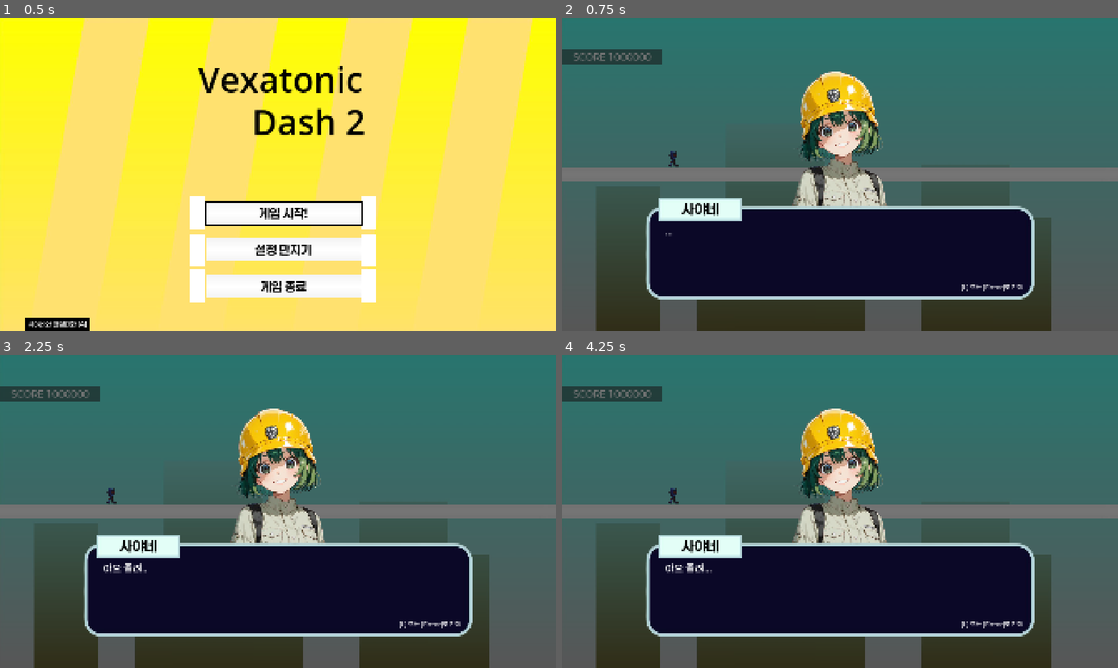
Above: before the commit, frames 1-4 (two rows, left to right).
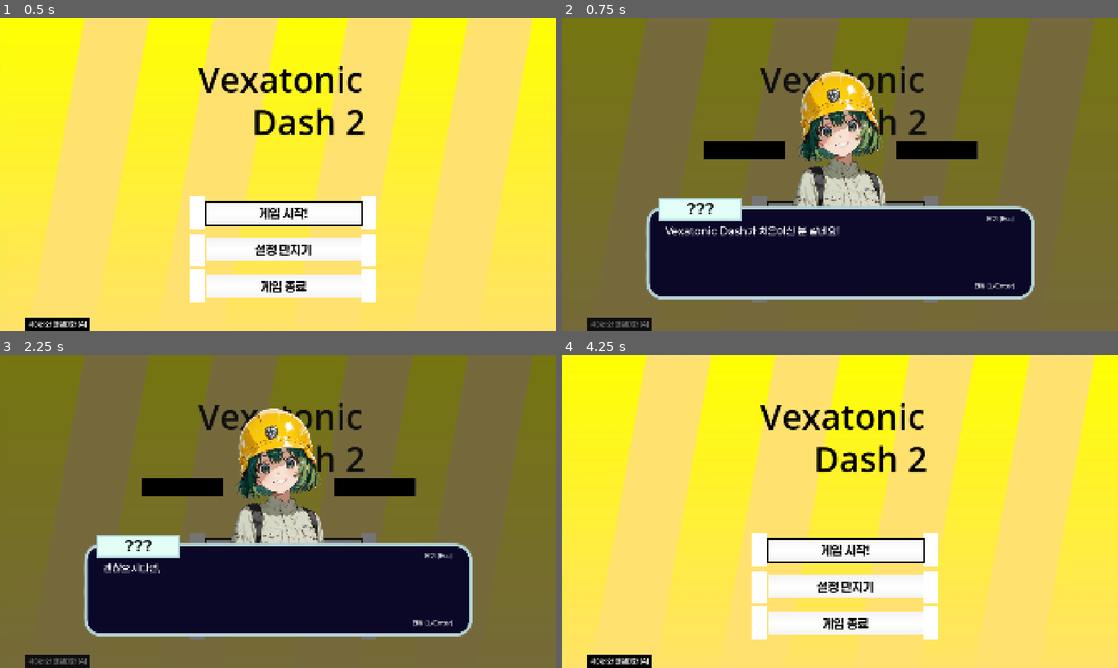
Above: after the commit, the same moments.

Repository: junu192857/Vexatonic-dash-2
Game: Godot game, scene res://Scenes/MainMenu.tscn
The game is run twice, just before and just after one commit, with the same random seed, the same clock (stepped at 60 frames per second) and the same inputs. Sound files missing from this copy of the repository are replaced by a short silence.
Inputs (mouse positions are in pixels of both pictures, inside the frame that each line leads up to):
- Up to frame 1 (0.5 s): no input
- Up to frame 2 (0.75 s): tap Enter at 0.5, 0.6 s; move the mouse to (962, 158) at 0.52 s; hold Right from 0.53 s (still down); click (962, 158) at 0.67 s
- Up to frame 3 (2.25 s): tap Space at 0.77, 1.25 s; release Right at 1.25 s; drag from (166, 527) to (250, 574) at 1.27 s; tap Enter at 2 s; move the mouse to (333, 442) at 2.02 s; hold Right from 2.03 s (still down); tap Delete at 2.1 s
- Up to frame 4 (4.25 s): release Right at 2.75 s; drag from (812, 574) to (673, 464) at 2.77 s; tap Space at 3.5, 3.77 s; move the mouse to (1006, 558) at 3.52 s; hold Left from 3.53 s (still down); tap Shift at 3.6 s; tap Escape at 4.15 s

Frame 1 is identical in both runs. In frame 2, 75% of the frame differs, in the area x 0-100%, y 0-100%; in frame 3, 74%; in frame 4, 100%.

Commit message:
스토리 스킵 가능, 분기 버튼 추가

Diff:
--- a/vexatonic-dash-2/Scenes/MainMenu.tscn
+++ b/vexatonic-dash-2/Scenes/MainMenu.tscn
@@ -13,10 +13,9 @@
 [ext_resource type="Script" uid="uid://cy352h4c1btsb" path="res://Scripts/MainMenu/ConversationButton.gd" id="10_rrcx7"]
 [ext_resource type="PackedScene" uid="uid://1vo1hag1b3l8" path="res://Scenes/StoryHolder.tscn" id="11_if7li"]
 
-[node name="MainMenu" type="Node2D" unique_id=1665967289 node_paths=PackedStringArray("goTutorialPanel", "storyManager")]
+[node name="MainMenu" type="Node2D" unique_id=1665967289 node_paths=PackedStringArray("storyManager")]
 script = ExtResource("1_8saeu")
 settingRectScene = ExtResource("2_ghw46")
-goTutorialPanel = NodePath("CanvasLayer/Control/GoTutorialPanel")
 storyManager = NodePath("CanvasLayer/StoryControl")
 
 [node name="CanvasLayer" type="CanvasLayer" parent="." unique_id=2013899153]
@@ -295,71 +294,5 @@
 horizontal_alignment = 1
 vertical_alignment = 1
 
-[node name="GoTutorialPanel" type="TextureRect" parent="CanvasLayer/Control" unique_id=1717423707]
-visible = false
-layout_mode = 1
-anchors_preset = -1
-anchor_left = 0.3
-anchor_top = 0.69500005
-anchor_right = 0.7
-anchor_bottom = 0.89500004
-offset_left = 0.39996338
-offset_top = 0.39996338
-offset_right = 0.39990234
-offset_bottom = 0.39996338
-grow_horizontal = 2
-grow_vertical = 2
-texture = ExtResource("4_ghw46")
-expand_mode = 1
-
-[node name="Information" type="Label" parent="CanvasLayer/Control/GoTutorialPanel" unique_id=1746981035]
-layout_mode = 1
-anchors_preset = -1
-anchor_left = 0.15
-anchor_top = 0.15
-anchor_right = 0.85
-anchor_bottom = 0.569
-offset_left = -0.11200714
-offset_top = -2.840004
-offset_right = -0.35205078
-offset_bottom = 0.09600067
-grow_horizontal = 2
-grow_vertical = 2
-theme_override_font_sizes/font_size = 28
-text = "Vexatonic Dash가 처음이신 분 같네요!
-튜토리얼을 플레이할까요??"
-horizontal_alignment = 1
-
-[node name="Button" type="Button" parent="CanvasLayer/Control/GoTutorialPanel" unique_id=63078892]
-layout_mode = 1
-anchors_preset = -1
-anchor_left = 0.115
-anchor_top = 0.597
-anchor_right = 0.335
-anchor_bottom = 0.85600007
-offset_left = 0.28004456
-offset_top = 0.04800415
-offset_right = -0.07992554
-offset_bottom = 0.10398865
-theme_override_font_sizes/font_size = 27
-text = "Yes [Enter]"
-
-[node name="Button2" type="Button" parent="CanvasLayer/Control/GoTutorialPanel" unique_id=1447517536]
-layout_mode = 1
-anchors_preset = -1
-anchor_left = 0.66200006
-anchor_top = 0.588
-anchor_right = 0.882
-anchor_bottom = 0.84700006
-offset_left = 0.184021
-offset_top = -0.008003235
-offset_right = -0.17590332
-offset_bottom = 0.04798889
-theme_override_font_sizes/font_size = 27
-text = "No[Esc]"
-
 [node name="StoryControl" parent="CanvasLayer" unique_id=194327749 instance=ExtResource("11_if7li")]
 visible = false
-
-[connection signal="pressed" from="CanvasLayer/Control/GoTutorialPanel/Button" to="." method="_on_tutorial_start"]
-[connection signal="pressed" from="CanvasLayer/Control/GoTutorialPanel/Button2" to="." method="_on_game_start"]
--- a/vexatonic-dash-2/Scenes/StoryHolder.tscn
+++ b/vexatonic-dash-2/Scenes/StoryHolder.tscn
@@ -6,8 +6,9 @@
 [ext_resource type="FontFile" uid="uid://c7qu5i8snmmjj" path="res://Fonts/Paperlogy-1.001/Paperlogy-5Medium.ttf" id="4_aew0f"]
 [ext_resource type="FontFile" uid="uid://dast1kgc1410a" path="res://Fonts/Paperlogy-1.001/Paperlogy-7Bold.ttf" id="4_ufue0"]
 [ext_resource type="Texture2D" uid="uid://cikxpl0yi6tc8" path="res://Textures/NameHolder.jpg" id="5_3e4bj"]
+[ext_resource type="Texture2D" uid="uid://bg77qwagtnkvs" path="res://Textures/BlackSquare.jpg" id="7_wh80o"]
 
-[node name="StoryControl" type="Control" unique_id=194327749 node_paths=PackedStringArray("storyHolder", "live2d", "story_script", "enter_label", "story_speaker")]
+[node name="StoryControl" type="Control" unique_id=194327749 node_paths=PackedStringArray("storyHolder", "live2d", "storyScript", "enterLabel", "storySpeaker", "skipLabel")]
 process_mode = 3
 layout_mode = 3
 anchors_preset = 15
@@ -18,9 +19,10 @@
 script = ExtResource("1_paxo6")
 storyHolder = NodePath("StoryHolder")
 live2d = NodePath("StoryHolder/Live2D")
-story_script = NodePath("StoryHolder/ScriptHolder/Script")
-enter_label = NodePath("StoryHolder/ScriptHolder/EnterLabel")
-story_speaker = NodePath("StoryHolder/NameHolder/Speaker")
+storyScript = NodePath("StoryHolder/ScriptHolder/Script")
+enterLabel = NodePath("StoryHolder/ScriptHolder/EnterLabel")
+storySpeaker = NodePath("StoryHolder/NameHolder/Speaker")
+skipLabel = NodePath("StoryHolder/ScriptHolder/SkipLabel")
 
 [node name="StoryHolder" type="Panel" parent="." unique_id=125738451]
 layout_mode = 1
@@ -67,17 +69,36 @@
 [node name="EnterLabel" type="Label" parent="StoryHolder/ScriptHolder" unique_id=397628069]
 layout_mode = 1
 anchors_preset = -1
-anchor_left = 0.81100005
-anchor_top = 0.827
-anchor_right = 0.97800004
-anchor_bottom = 0.93200004
-offset_left = 0.015991211
-offset_top = 0.052001953
-offset_right = 0.56799316
-offset_bottom = 0.031982422
+anchor_left = 0.781
+anchor_top = 0.80200005
+anchor_right = 0.94900006
+anchor_bottom = 0.90700006
+offset_left = 0.3359375
+offset_top = 0.15197754
+offset_right = -0.4560547
+offset_bottom = 0.13198853
 theme_override_fonts/font = ExtResource("4_aew0f")
 theme_override_font_sizes/font_size = 22
-text = "[L] 또는 [Enter]로 진행"
+text = "진행 [L/Enter]"
+horizontal_alignment = 2
+vertical_alignment = 1
+
+[node name="SkipLabel" type="Label" parent="StoryHolder/ScriptHolder" unique_id=564252949]
+layout_mode = 1
+anchors_preset = -1
+anchor_left = 0.78700006
+anchor_top = 0.086
+anchor_right = 0.9480001
+anchor_bottom = 0.19100001
+offset_left = 0.27197266
+offset_top = 0.13599968
+offset_right = -0.11206055
+offset_bottom = 0.1159935
+theme_override_fonts/font = ExtResource("4_aew0f")
+theme_override_font_sizes/font_size = 22
+text = "닫기 [Esc]"
+horizontal_alignment = 2
+vertical_alignment = 1
 
 [node name="NameHolder" type="TextureRect" parent="StoryHolder" unique_id=1478125117]
 layout_mode = 1
@@ -106,6 +127,34 @@
 horizontal_alignment = 1
 vertical_alignment = 1
 
+[node name="SelectButton1" type="TextureRect" parent="StoryHolder" unique_id=1578338293]
+layout_mode = 1
+anchors_preset = -1
+anchor_left = 0.25500003
+anchor_top = 0.395
+anchor_right = 0.402
+anchor_bottom = 0.455
+offset_left = -0.6000366
+offset_top = 0.3999939
+offset_right = -0.84002686
+offset_bottom = -0.4000244
+texture = ExtResource("7_wh80o")
+expand_mode = 1
+
+[node name="SelectButton2" type="TextureRect" parent="StoryHolder" unique_id=1388242806]
+layout_mode = 1
+anchors_preset = -1
+anchor_left = 0.601
+anchor_top = 0.395
+anchor_right = 0.74700004
+anchor_bottom = 0.455
+offset_left = -0.92004395
+offset_top = 0.3999939
+offset_right = 0.7598877
+offset_bottom = -0.4000244
+texture = ExtResource("7_wh80o")
+expand_mode = 1
+
 [node name="StoryInputManager" type="Control" parent="." unique_id=564961498]
 anchors_preset = 0
 offset_right = 40.0
--- a/vexatonic-dash-2/Scripts/Autoloads/PausedInputManager.gd
+++ b/vexatonic-dash-2/Scripts/Autoloads/PausedInputManager.gd
@@ -11,6 +11,7 @@
 
 signal pressed_l
 signal pressed_enter
+signal pressed_esc
 
 func _input(event):
 	if blocked:
@@ -23,3 +24,6 @@
 			KEY_ENTER:
 				if event.pressed and not event.is_echo():
 					pressed_enter.emit()
+			KEY_ESCAPE:
+				if event.pressed and not event.is_echo():
+					pressed_esc.emit()
--- a/vexatonic-dash-2/Scripts/MainMenu/MainMenuManager.gd
+++ b/vexatonic-dash-2/Scripts/MainMenu/MainMenuManager.gd
@@ -2,14 +2,13 @@
 
 
 @export var settingRectScene: PackedScene
-@export var goTutorialPanel: TextureRect
 @export var storyManager: Control
 
 var button_array: Array
 var index: int
 var settingRect
 
-enum MainMenuState {Main, SettingOpen, EnteringTutorial }
+enum MainMenuState {Main, SettingOpen}
 var state : MainMenuState
 
 func _ready():
@@ -52,8 +51,6 @@
 func _on_pressed_enter():
 	if state == MainMenuState.SettingOpen:
 		close_setting()
-	elif state == MainMenuState.EnteringTutorial:
-		_on_tutorial_start()
 	else:
 		match index:
 			0:
@@ -68,14 +65,11 @@
 func _on_pressed_esc():
 	if state == MainMenuState.SettingOpen:
 		close_setting()
-	elif state == MainMenuState.EnteringTutorial:
-		close_tutorial_warning()
-		_on_game_start()
 
 # =================== 설정 창 ===================
 
 func _on_game_start():
-	if (!Setting.tutorial_played):
+	if (true):
 		open_tutorial_warning()
 	else:
 		Setting.is_tutorial = false
@@ -85,6 +79,7 @@
 	Setting.is_tutorial = true
 	Setting.speed = 1.0
 	Setting.gamemode = Setting.GAMEMODE.Normal_Character
+	await TransitionOverlay.close()
 	get_tree().change_scene_to_file("res://Scenes/RhythmScene.tscn")
 
 func _on_game_end():
@@ -98,12 +93,7 @@
 
 func open_tutorial_warning():
 	Setting.tutorial_played = true
-	goTutorialPanel.visible = true
-	state = MainMenuState.EnteringTutorial
-
-func close_tutorial_warning():
-	goTutorialPanel.visible = false
-	state = MainMenuState.Main
+	storyManager.start_story("res://Scripts/MainMenu/GoTutorial.txt", true)
 
 func close_setting():
 	settingRect.visible = false
@@ -112,4 +102,4 @@
 
 func open_random_conversation():
 	var random_int = randi() % 3
-	storyManager.start_story("res://Scripts/MainMenu/RandomConversation/%d.txt" % random_int)
+	storyManager.start_story("res://Scripts/MainMenu/RandomConversation/%d.txt" % random_int, true)
--- a/vexatonic-dash-2/Scripts/Story/StoryManager.gd
+++ b/vexatonic-dash-2/Scripts/Story/StoryManager.gd
@@ -2,9 +2,12 @@
 
 @export var storyHolder: Control
 @export var live2d: TextureRect
-@export var story_script: Label
-@export var enter_label: Label
-@export var story_speaker: Label
+@export var storyScript: Label
+@export var enterLabel: Label
+@export var storySpeaker: Label
+@export var skipLabel: Label
+@export var leftButton: TextureRect
+@export var rightButton: TextureRect
 
 var script_path: String
 
@@ -21,11 +24,18 @@
 ]
 const CHARS_PER_SECOND = 30.0
 
-func start_story(path: String):
+signal story_end
+
+func start_story(path: String, skipable: bool):
 	current_line = 0
 	script_lines = []
 	script_path = path
 	visible = true
+	skipLabel.visible = skipable
+	if skipable and not PausedInputManager.pressed_esc.is_connected(quit_story):
+		PausedInputManager.pressed_esc.connect(quit_story)
+	elif not skipable and PausedInputManager.pressed_esc.is_connected(quit_story):
+		PausedInputManager.pressed_esc.disconnect(quit_story)
 	_load_script()
 	start_explanation()
 
@@ -52,16 +62,20 @@
 			match(index):
 				4:
 					change_live2D(0 if parts.size() < 3 else int(parts[2]))
+				5:
+					change_name("버그" if parts.size() < 3 else parts[2])
+				6:
+					show_buttons(parts[2], parts[3])
 				_:
 					push_error("need more argument for special phase")
 		return
 	is_typing = true
-	typewrite(story_script, line, line.length() / CHARS_PER_SECOND)
+	typewrite(storyScript, line, line.length() / CHARS_PER_SECOND)
 	script_tween.tween_callback(func(): is_typing = false)
 
 func _on_click():
 	if is_typing:
-		force_typewrite(story_script)
+		force_typewrite(storyScript)
 		is_typing = false
 	else:
 		current_line += 1
@@ -96,6 +110,7 @@
 	storyHolder.visible = false
 	InputManager.blocked = true
 	get_tree().paused = false
+	story_end.emit()
 
 func hide_live2D():
 	storyHolder.get_node("Live2D").visible = false
@@ -112,3 +127,10 @@
 		_:
 			pass
 	show_live2D()
+
+func change_name(speaker: String):
+	storySpeaker.text = speaker
+	_show_line(current_line)
+
+func show_buttons(leftText: String, rightText: String):
+	pass
--- a/vexatonic-dash-2/Scripts/Tutorial/TutorialManager.gd
+++ b/vexatonic-dash-2/Scripts/Tutorial/TutorialManager.gd
@@ -12,7 +12,7 @@
 		return
 	await get_tree().process_frame
 	$TutorialBGMPlayer.play()
-	storyManager.start_story(SCRIPT_PATH)
+	storyManager.start_story(SCRIPT_PATH, false)
 	print("starting tutorial..")
 
 func _process(_delta: float) -> void:
Not shown, added: vexatonic-dash-2/Scripts/MainMenu/GoTutorial.txt
